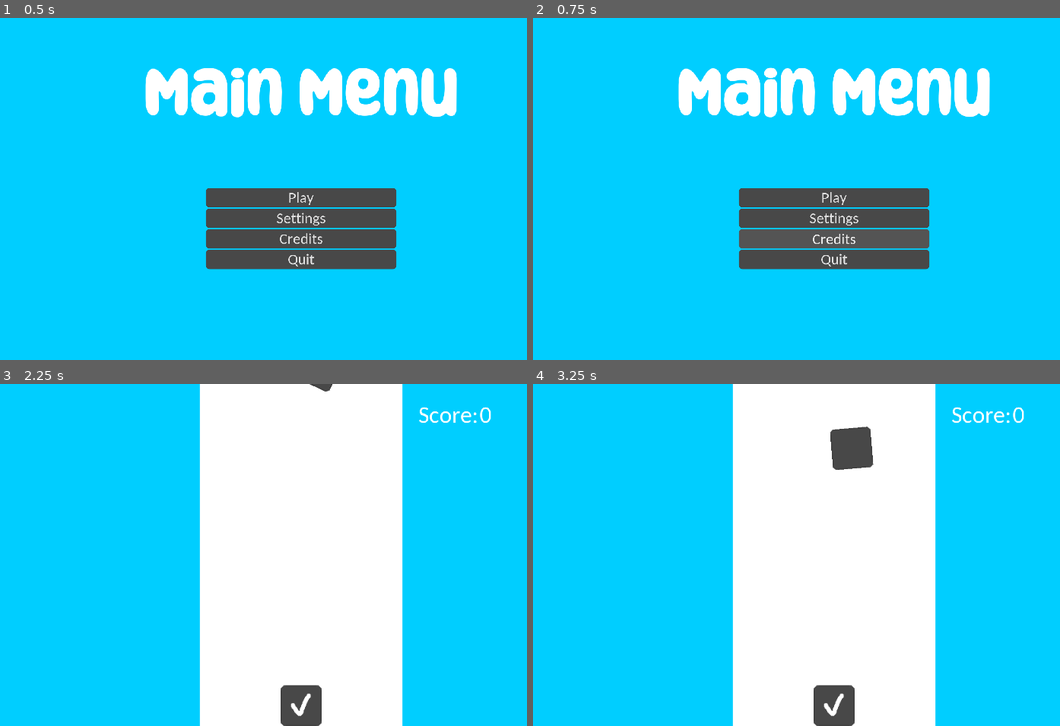
Above: before the commit, frames 1-4 (two rows, left to right).
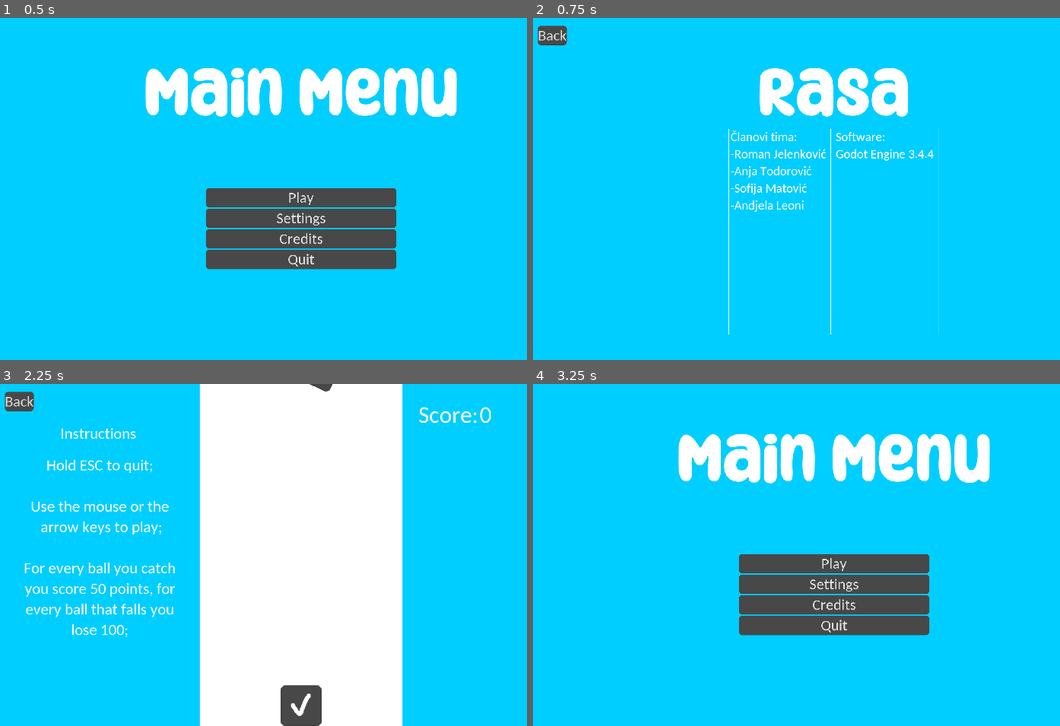
Above: after the commit, the same moments.

Repository: RasaHakaton/FallBall
Game: Godot game, scene res://MainMenu/MainMenu.tscn
The game is run twice, just before and just after one commit, with the same random seed, the same clock (stepped at 60 frames per second) and the same inputs. The engine's default icon, where the game draws it, is replaced by a stand-in: a white triangle on a blue panel in a dark square.
Inputs (mouse positions are in pixels of both pictures, inside the frame that each line leads up to):
- Up to frame 1 (0.5 s): no input
- Up to frame 2 (0.75 s): click "Credits" at 0.5 s
- Up to frame 3 (2.25 s): click (21, 401) at 1.25 s, where only the run after the commit has a clickable "Back"; click "Play" at 2 s
- Up to frame 4 (3.25 s): click (554, 401) at 2.75 s, where only the run after the commit has a clickable "Back"

Frame 1 is identical in both runs. In frame 2, 15% of the frame differs, in the area x 0-87%, y 2-93%; in frame 3, 2.4%; in frame 4, 38%, in the area x 27-94%, y 0-100%.

Commit message:
Added Credits, Back button and more

Diff:
--- a/Game/CollectABall/Ball.gd
+++ b/Game/CollectABall/Ball.gd
@@ -4,6 +4,9 @@
 onready var box = $Box
 onready var speed = 250
 onready var rotspeed = 2.5
+
+func _ready():
+	spritechoose()
 
 func _physics_process(delta):
 	rotation_degrees += rotspeed
--- a/Game/Main.tscn
+++ b/Game/Main.tscn
@@ -1,9 +1,10 @@
-[gd_scene load_steps=11 format=2]
+[gd_scene load_steps=14 format=2]
 
 [ext_resource path="res://Game/Player/Player.tscn" type="PackedScene" id=1]
 [ext_resource path="res://Game/CollectABall/Ball.tscn" type="PackedScene" id=2]
 [ext_resource path="res://Fonts/Carlito-Regular.ttf" type="DynamicFontData" id=3]
 [ext_resource path="res://Game/Main.gd" type="Script" id=4]
+[ext_resource path="res://MainMenu/BackToMenu/Back.tscn" type="PackedScene" id=5]
 
 [sub_resource type="DynamicFont" id=3]
 size = 75
@@ -18,6 +19,13 @@
 
 [sub_resource type="Theme" id=6]
 default_font = SubResource( 5 )
+
+[sub_resource type="DynamicFont" id=7]
+size = 50
+font_data = ExtResource( 3 )
+
+[sub_resource type="Theme" id=8]
+default_font = SubResource( 7 )
 
 [sub_resource type="RectangleShape2D" id=1]
 extents = Vector2( 320, 540 )
@@ -52,6 +60,12 @@
 "_edit_use_anchors_": false
 }
 
+[node name="Back" parent="." instance=ExtResource( 5 )]
+margin_left = 25.0
+margin_top = 25.0
+margin_right = 116.0
+margin_bottom = 86.0
+
 [node name="Control" type="Control" parent="."]
 margin_left = 1330.0
 margin_top = 50.0
@@ -79,6 +93,50 @@
 margin_right = 193.0
 margin_bottom = 93.0
 theme = SubResource( 6 )
+
+[node name="Control2" type="Control" parent="."]
+margin_top = 125.0
+margin_right = 640.0
+margin_bottom = 1080.0
+__meta__ = {
+"_edit_use_anchors_": false
+}
+
+[node name="Label" type="Label" parent="Control2"]
+anchor_left = 0.5
+anchor_right = 0.5
+margin_left = -120.0
+margin_right = 120.0
+margin_bottom = 62.0
+theme = SubResource( 8 )
+text = "Instructions"
+__meta__ = {
+"_edit_use_anchors_": false
+}
+
+[node name="Label2" type="Label" parent="Control2"]
+anchor_left = 0.5
+anchor_top = 0.5
+anchor_right = 0.5
+anchor_bottom = 0.5
+margin_left = -245.0
+margin_top = -377.5
+margin_right = 255.0
+margin_bottom = 422.5
+theme = SubResource( 8 )
+text = "Hold ESC to quit;
+
+Use the mouse or the
+ arrow keys to play;
+
+For every ball you catch
+you score 50 points, for
+every ball that falls you
+lose 100;"
+align = 1
+__meta__ = {
+"_edit_use_anchors_": false
+}
 
 [node name="Playingfield" type="Node2D" parent="."]
 
--- /dev/null
+++ b/MainMenu/BackToMenu/Back.gd
@@ -0,0 +1,8 @@
+extends Button
+
+
+
+
+
+func _on_Back_pressed():
+	get_tree().change_scene('res://MainMenu/MainMenu.tscn')
--- /dev/null
+++ b/MainMenu/BackToMenu/Back.tscn
@@ -0,0 +1,16 @@
+[gd_scene load_steps=3 format=2]
+
+[ext_resource path="res://MainMenu/BackToMenu/Back.gd" type="Script" id=1]
+[ext_resource path="res://MainMenu/Settings/Settings.tres" type="Theme" id=2]
+
+[node name="Back" type="Button"]
+margin_right = 12.0
+margin_bottom = 20.0
+theme = ExtResource( 2 )
+text = "Back"
+script = ExtResource( 1 )
+__meta__ = {
+"_edit_use_anchors_": false
+}
+
+[connection signal="pressed" from="." to="." method="_on_Back_pressed"]
--- /dev/null
+++ b/MainMenu/Credits/Credits.tres
@@ -0,0 +1,19 @@
+[gd_resource type="Theme" load_steps=4 format=2]
+
+[ext_resource path="res://Fonts/Carlito-Regular.ttf" type="DynamicFontData" id=1]
+
+[sub_resource type="StyleBoxFlat" id=2]
+bg_color = Color( 1, 1, 1, 1 )
+border_width_left = 1
+border_width_top = 1
+border_width_right = 1
+border_width_bottom = 1
+border_color = Color( 1, 1, 1, 1 )
+
+[sub_resource type="DynamicFont" id=1]
+size = 40
+font_data = ExtResource( 1 )
+
+[resource]
+default_font = SubResource( 1 )
+VSeparator/styles/separator = SubResource( 2 )
--- /dev/null
+++ b/MainMenu/Credits/Credits.tscn
@@ -0,0 +1,180 @@
+[gd_scene load_steps=4 format=2]
+
+[ext_resource path="res://MainMenu/Credits/Credits.tres" type="Theme" id=1]
+[ext_resource path="res://MainMenu/MainMenu.tres" type="Theme" id=2]
+[ext_resource path="res://MainMenu/BackToMenu/Back.tscn" type="PackedScene" id=3]
+
+[node name="Credits" type="Control"]
+anchor_right = 1.0
+anchor_bottom = 1.0
+__meta__ = {
+"_edit_use_anchors_": false
+}
+
+[node name="ColorRect" type="ColorRect" parent="."]
+anchor_right = 1.0
+anchor_bottom = 1.0
+size_flags_horizontal = 3
+size_flags_vertical = 3
+color = Color( 0, 0.811765, 1, 1 )
+__meta__ = {
+"_edit_use_anchors_": false
+}
+
+[node name="Label" type="Label" parent="."]
+anchor_left = 0.5
+anchor_right = 0.5
+margin_left = -497.0
+margin_top = 150.0
+margin_right = 497.0
+margin_bottom = 316.0
+theme = ExtResource( 2 )
+text = "Rasa"
+align = 1
+valign = 1
+__meta__ = {
+"_edit_use_anchors_": false
+}
+
+[node name="Back" parent="." instance=ExtResource( 3 )]
+margin_left = 25.0
+margin_top = 25.0
+margin_right = 116.0
+margin_bottom = 86.0
+
+[node name="HBoxContainer" type="HBoxContainer" parent="."]
+margin_left = 200.0
+margin_top = 350.0
+margin_right = 1720.0
+margin_bottom = 1000.0
+alignment = 1
+__meta__ = {
+"_edit_use_anchors_": false
+}
+
+[node name="VSeparator3" type="VSeparator" parent="HBoxContainer"]
+margin_left = 425.0
+margin_right = 429.0
+margin_bottom = 650.0
+theme = ExtResource( 1 )
+
+[node name="VBoxContainer" type="VBoxContainer" parent="HBoxContainer"]
+margin_left = 433.0
+margin_right = 744.0
+margin_bottom = 650.0
+grow_horizontal = 0
+grow_vertical = 0
+
+[node name="Label" type="Label" parent="HBoxContainer/VBoxContainer"]
+margin_right = 311.0
+margin_bottom = 50.0
+theme = ExtResource( 1 )
+text = "Članovi tima:"
+
+[node name="Label2" type="Label" parent="HBoxContainer/VBoxContainer"]
+margin_top = 54.0
+margin_right = 311.0
+margin_bottom = 104.0
+theme = ExtResource( 1 )
+text = "-Roman Jelenković "
+
+[node name="Label3" type="Label" parent="HBoxContainer/VBoxContainer"]
+margin_top = 108.0
+margin_right = 311.0
+margin_bottom = 158.0
+theme = ExtResource( 1 )
+text = "-Anja Todorović"
+
+[node name="Label4" type="Label" parent="HBoxContainer/VBoxContainer"]
+margin_top = 162.0
+margin_right = 311.0
+margin_bottom = 212.0
+theme = ExtResource( 1 )
+text = "-Sofija Matović"
+
+[node name="Label5" type="Label" parent="HBoxContainer/VBoxContainer"]
+margin_top = 216.0
+margin_right = 311.0
+margin_bottom = 266.0
+theme = ExtResource( 1 )
+text = "-Andjela Leoni"
+
+[node name="Spacer" type="Label" parent="HBoxContainer"]
+visible = false
+margin_left = 406.0
+margin_top = 300.0
+margin_right = 496.0
+margin_bottom = 350.0
+theme = ExtResource( 1 )
+text = "          "
+
+[node name="VSeparator" type="VSeparator" parent="HBoxContainer"]
+margin_left = 748.0
+margin_right = 752.0
+margin_bottom = 650.0
+theme = ExtResource( 1 )
+
+[node name="Spacer3" type="Label" parent="HBoxContainer"]
+visible = false
+margin_left = 461.0
+margin_top = 300.0
+margin_right = 551.0
+margin_bottom = 350.0
+theme = ExtResource( 1 )
+text = "          "
+
+[node name="VBoxContainer2" type="VBoxContainer" parent="HBoxContainer"]
+margin_left = 756.0
+margin_right = 1083.0
+margin_bottom = 650.0
+
+[node name="Label" type="Label" parent="HBoxContainer/VBoxContainer2"]
+margin_right = 327.0
+margin_bottom = 50.0
+theme = ExtResource( 1 )
+text = " Software:"
+
+[node name="Label2" type="Label" parent="HBoxContainer/VBoxContainer2"]
+margin_top = 54.0
+margin_right = 327.0
+margin_bottom = 104.0
+theme = ExtResource( 1 )
+text = " Godot Engine 3.4.4 "
+
+[node name="Spacer4" type="Label" parent="HBoxContainer"]
+visible = false
+margin_left = 868.0
+margin_top = 300.0
+margin_right = 958.0
+margin_bottom = 350.0
+theme = ExtResource( 1 )
+text = "          "
+
+[node name="VSeparator2" type="VSeparator" parent="HBoxContainer"]
+margin_left = 1087.0
+margin_right = 1091.0
+margin_bottom = 650.0
+theme = ExtResource( 1 )
+
+[node name="Spacer5" type="Label" parent="HBoxContainer"]
+visible = false
+margin_left = 923.0
+margin_top = 300.0
+margin_right = 1013.0
+margin_bottom = 350.0
+theme = ExtResource( 1 )
+text = "          "
+
+[node name="VBoxContainer3" type="VBoxContainer" parent="HBoxContainer"]
+margin_left = 1095.0
+margin_right = 1095.0
+margin_bottom = 650.0
+
+[node name="Label" type="Label" parent="HBoxContainer/VBoxContainer3"]
+margin_bottom = 50.0
+theme = ExtResource( 1 )
+
+[node name="Label2" type="Label" parent="HBoxContainer/VBoxContainer3"]
+margin_top = 54.0
+margin_bottom = 104.0
+theme = ExtResource( 1 )
--- a/MainMenu/MainMenu.gd
+++ b/MainMenu/MainMenu.gd
@@ -23,3 +23,7 @@
 
 func _on_Play_pressed():
 	get_tree().change_scene('res://Game/Main.tscn')
+
+
+func _on_Credits_pressed():
+	get_tree().change_scene("res://MainMenu/Credits/Credits.tscn")
--- a/MainMenu/MainMenu.tscn
+++ b/MainMenu/MainMenu.tscn
@@ -45,6 +45,9 @@
 text = "Main Menu"
 align = 1
 valign = 1
+__meta__ = {
+"_edit_use_anchors_": false
+}
 
 [node name="VBoxContainer" type="VBoxContainer" parent="."]
 anchor_left = 0.5
@@ -92,5 +95,6 @@
 
 [connection signal="pressed" from="VBoxContainer/Play" to="." method="_on_Play_pressed"]
 [connection signal="pressed" from="VBoxContainer/Settings" to="." method="_on_Settings_pressed"]
+[connection signal="pressed" from="VBoxContainer/Credits" to="." method="_on_Credits_pressed"]
 [connection signal="pressed" from="VBoxContainer/Quit" to="." method="_on_Quit_pressed"]
 [connection signal="apply_button_pressed" from="Settings" to="." method="_on_Settings_apply_button_pressed"]
--- /dev/null
+++ b/Resources/Difficulty.gd
@@ -0,0 +1,16 @@
+extends Node
+
+
+# Declare member variables here. Examples:
+# var a = 2
+# var b = "text"
+
+
+# Called when the node enters the scene tree for the first time.
+func _ready():
+	pass # Replace with function body.
+
+
+# Called every frame. 'delta' is the elapsed time since the previous frame.
+#func _process(delta):
+#	pass
